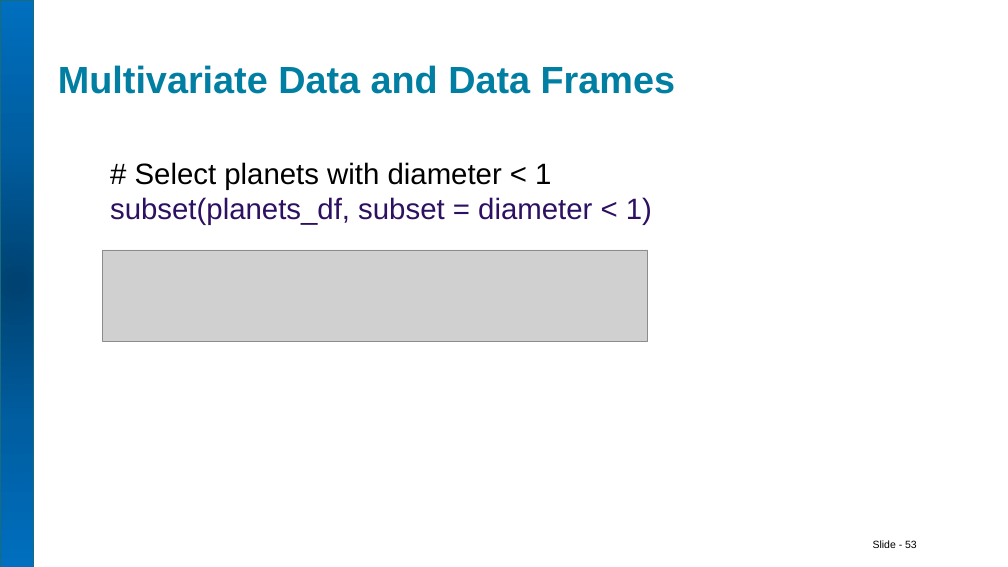
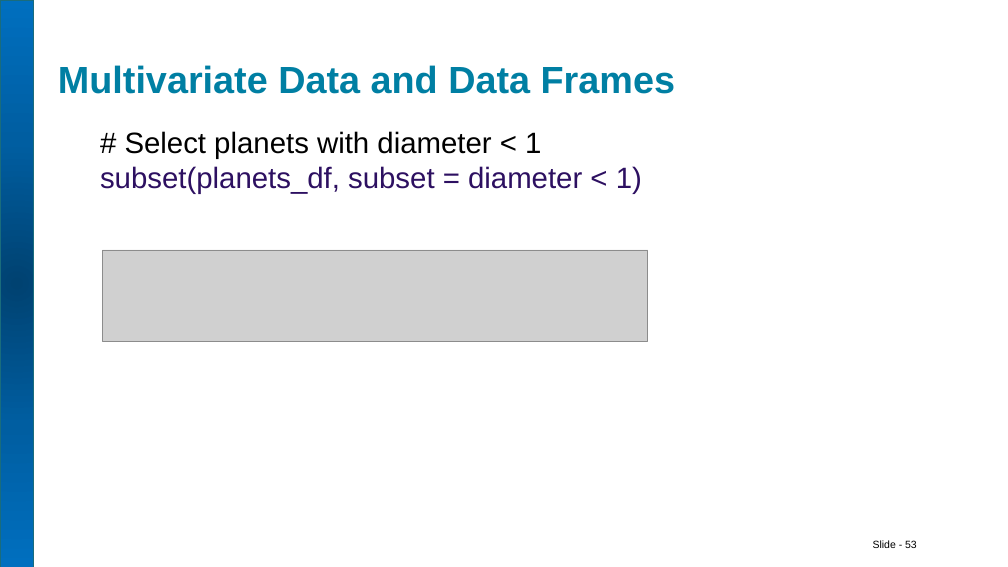
Before and after one commit to HermineGrigoryan/DS-Summer-School, a slide deck: slide 53 of R for Data Science/R for DS AUA.pptx. Drawn at 1008x567 pixels with LibreOffice and Linux fonts; fonts in the diff are those of the drawing; grey boxes stand for pictures. Boxes give left, top, right and bottom in pixels: in the first picture for what was removed or moved away, otherwise in the second. Text is boxed around its words. In the diff, an @@ line names an element or a change of style, - is before the commit and + after.

```diff
--- a/R for Data Science/R for DS AUA.pptx
+++ b/R for Data Science/R for DS AUA.pptx
@@ text "# Select planets with diameter ...": place and size @@
-text "# Select planets with diameter ..." at (110,162,652,225)
+text "# Select planets with diameter ..." at (100,131,642,194)
```
Also in this commit, not shown: 20 other slides changed, 36 slides added, 1 other file.
